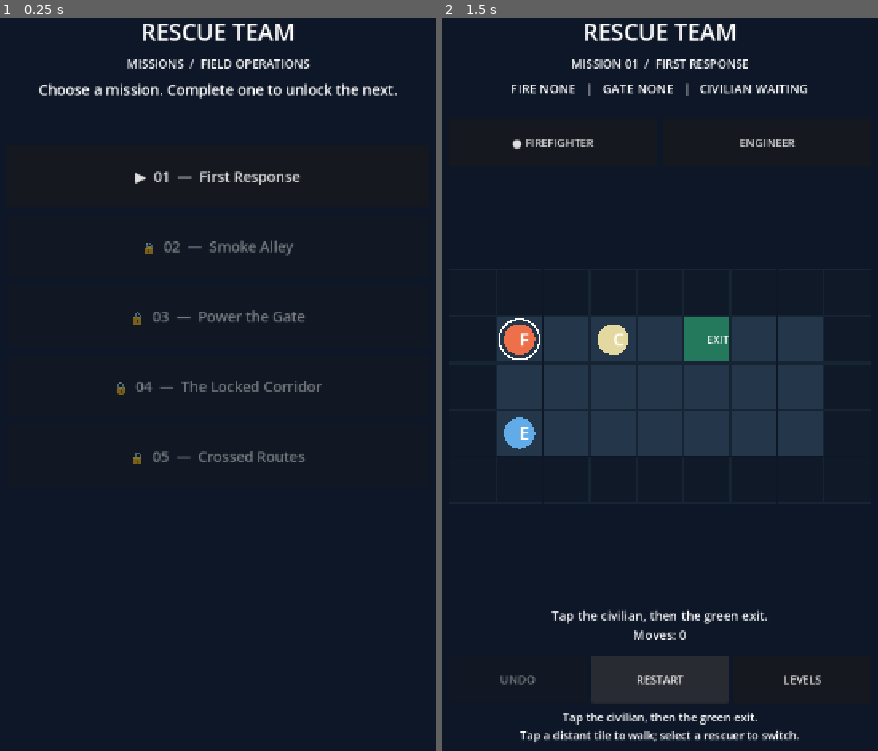
Above: before the commit, frames 1-2 (left to right).
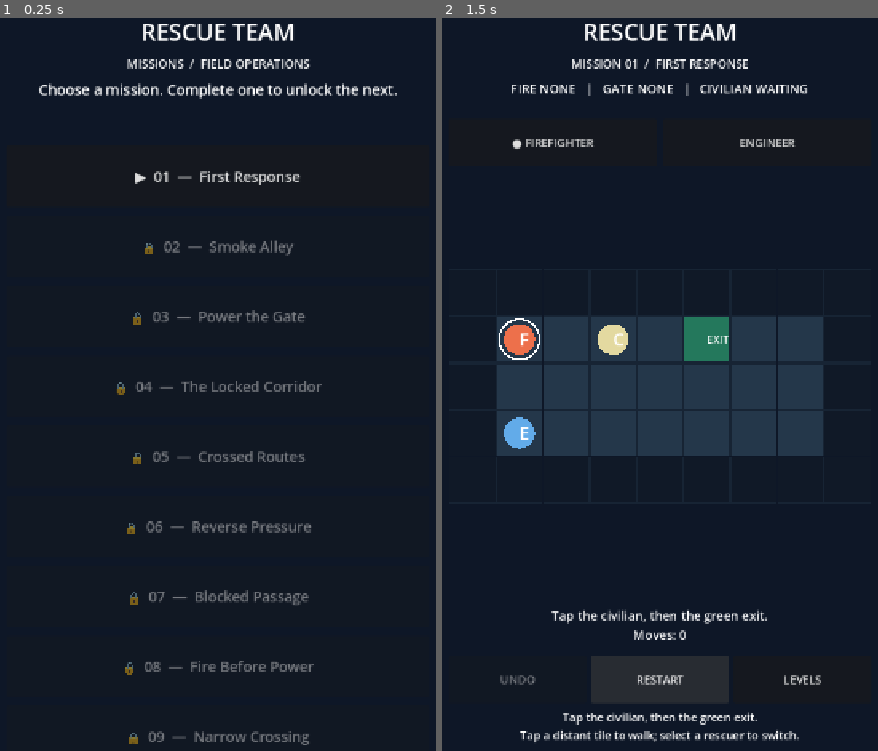
Above: after the commit, the same moments.

Repository: spider-su/rescue-team
Game: Godot game, scene res://scenes/main.tscn
The game is run twice, just before and just after one commit, with the same random seed, the same clock (stepped at 60 frames per second) and the same inputs.
Inputs:
- Up to frame 1 (0.25 s): no input
- Up to frame 2 (1.5 s): click "▶ 01 — First Response" at 0.5 s; click "RESTART" at 1.25 s

The runs differ from the first frame. In frame 1, 1.1% of the frame differs, in the area x 28-73%, y 68-100%; in frame 2, nothing differs.

Commit message:
feat: add five cooperative rescue missions completing ten-level campaign

Diff:
--- /dev/null
+++ b/levels/06.json
@@ -0,0 +1,12 @@
+{
+  "id": "06",
+  "title": "Reverse Pressure",
+  "hint": "Push the crate left onto the switch. The exit stays locked until then.",
+  "rows": [
+    "#############",
+    "#F....C.GX..#",
+    "#.#.###.##.##",
+    "#...sBE.....#",
+    "#############"
+  ]
+}
--- /dev/null
+++ b/levels/07.json
@@ -0,0 +1,12 @@
+{
+  "id": "07",
+  "title": "Blocked Passage",
+  "hint": "The engineer cannot pass the flames. Clear them, step aside, then power the gate.",
+  "rows": [
+    "#############",
+    "#F.....C.GX.#",
+    "#..##########",
+    "#E.f..Bs....#",
+    "#############"
+  ]
+}
--- /dev/null
+++ b/levels/08.json
@@ -0,0 +1,12 @@
+{
+  "id": "08",
+  "title": "Fire Before Power",
+  "hint": "Reach the lower flames from above, then let the engineer move the crate.",
+  "rows": [
+    "#############",
+    "#F..C..G.X..#",
+    "#.#.###.##.##",
+    "#E..f.Bs....#",
+    "#############"
+  ]
+}
--- /dev/null
+++ b/levels/09.json
@@ -0,0 +1,12 @@
+{
+  "id": "09",
+  "title": "Narrow Crossing",
+  "hint": "Push the crate twice. Make room for both rescuers to pass through the narrow crossing.",
+  "rows": [
+    "#############",
+    "#F..#..CfGX.#",
+    "#...#....####",
+    "#E..B.s.....#",
+    "#############"
+  ]
+}
--- /dev/null
+++ b/levels/10.json
@@ -0,0 +1,13 @@
+{
+  "id": "10",
+  "title": "Final Dispatch",
+  "hint": "Clear the blocked corridor first; the engineer must cross the yard to reach the civilian.",
+  "rows": [
+    "###############",
+    "#F...#..C..GX.#",
+    "#..###..#######",
+    "#E.f..Bs......#",
+    "#..#..........#",
+    "###############"
+  ]
+}
--- a/scripts/level_catalog.gd
+++ b/scripts/level_catalog.gd
@@ -6,6 +6,11 @@
 	"res://levels/03.json",
 	"res://levels/04.json",
 	"res://levels/05.json",
+	"res://levels/06.json",
+	"res://levels/07.json",
+	"res://levels/08.json",
+	"res://levels/09.json",
+	"res://levels/10.json",
 ]
 const ALLOWED = ".#FECXfBsG"
 
--- a/tests/test_campaign.gd
+++ b/tests/test_campaign.gd
@@ -6,9 +6,9 @@
 
 func _initialize() -> void:
 	var catalog = Catalog.new()
-	if not _assert(catalog.count() == 5, "five curated missions"):
+	if not _assert(catalog.count() == 10, "ten curated missions"):
 		return
-	var expected_ids := ["01", "02", "03", "04", "05"]
+	var expected_ids := ["01", "02", "03", "04", "05", "06", "07", "08", "09", "10"]
 	for index in range(catalog.count()):
 		var definition: Dictionary = catalog.load_level(index)
 		if not _assert(not definition.is_empty() and definition["id"] == expected_ids[index], "mission identity / JSON %d" % index):
@@ -32,6 +32,11 @@
 		[["engineer", 3, 3], ["firefighter", 4, 1], ["firefighter", 7, 1]],
 		[["engineer", 3, 3], ["firefighter", 3, 1], ["firefighter", 5, 1], ["firefighter", 8, 1]],
 		[["engineer", 4, 3], ["engineer", 5, 3], ["firefighter", 4, 1], ["firefighter", 7, 1], ["firefighter", 10, 1]],
+		[["engineer", 5, 3], ["firefighter", 6, 1], ["firefighter", 9, 1]],
+		[["firefighter", 3, 3], ["firefighter", 2, 1], ["engineer", 6, 3], ["firefighter", 7, 1], ["firefighter", 10, 1]],
+		[["firefighter", 4, 3], ["firefighter", 3, 1], ["engineer", 6, 3], ["firefighter", 4, 1], ["firefighter", 9, 1]],
+		[["engineer", 4, 3], ["engineer", 5, 3], ["engineer", 7, 2], ["firefighter", 8, 1], ["firefighter", 10, 1]],
+		[["firefighter", 3, 3], ["firefighter", 2, 1], ["engineer", 6, 3], ["engineer", 8, 1], ["engineer", 12, 1]],
 	]
 	for index in range(catalog.count()):
 		var mission = RescueLevel.new(catalog.load_level(index))
@@ -44,6 +49,15 @@
 				return
 		if not _assert(mission.rescued, "mission %d wins" % index):
 			return
+		if index >= 5:
+			if not _assert(mission.has_gate and mission.gate_is_open(), "late mission gate powered %d" % index):
+				return
+			if not _assert(mission.undo() and not mission.rescued, "late mission exit journey undo %d" % index):
+				return
+			var last: Array = actions_by_level[index].back()
+			mission.select_role(last[0])
+			if not _assert(_navigate(mission, Vector2i(last[1], last[2])) and mission.rescued, "late mission replay wins %d" % index):
+				return
 
 	var save_path := "user://rescue_campaign_test.json"
 	if FileAccess.file_exists(save_path):
@@ -69,7 +83,7 @@
 	if not _assert(reloaded.best.is_empty() and not reloaded.unlocked(1, catalog), "invalid progress falls back safely"):
 		return
 	DirAccess.remove_absolute(ProjectSettings.globalize_path(save_path))
-	print("PASS: five validated/solvable missions, saved unlock progression and corrupt save handling")
+	print("PASS: ten validated/solvable missions, atomic undo, saved unlock progression and corrupt save handling")
 	quit(0)
 
 func _navigate(mission: RefCounted, target: Vector2i) -> bool:
Not shown, changed: README.md
Not shown, changed: docs/game-design.md
Not shown, changed: docs/roadmap.md
